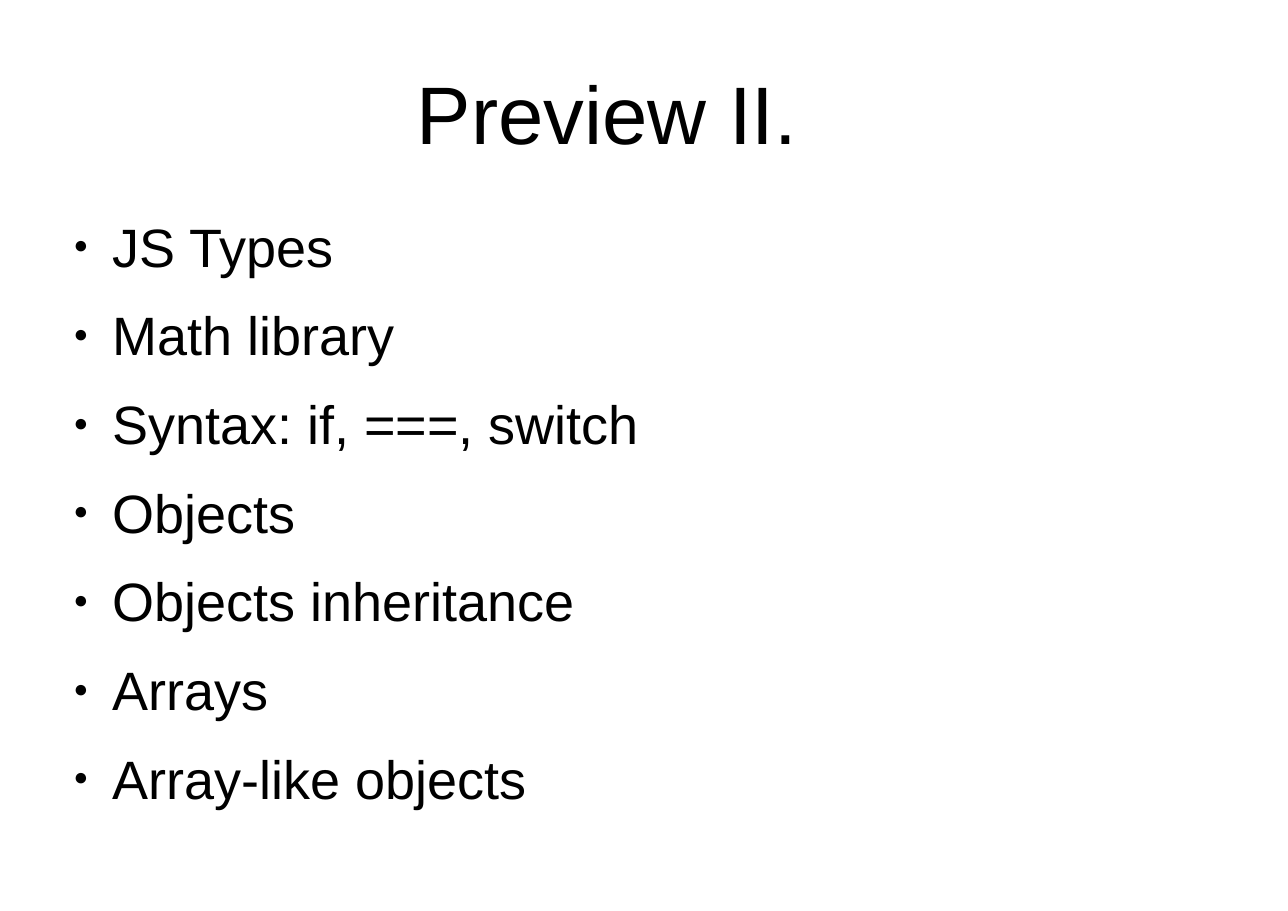
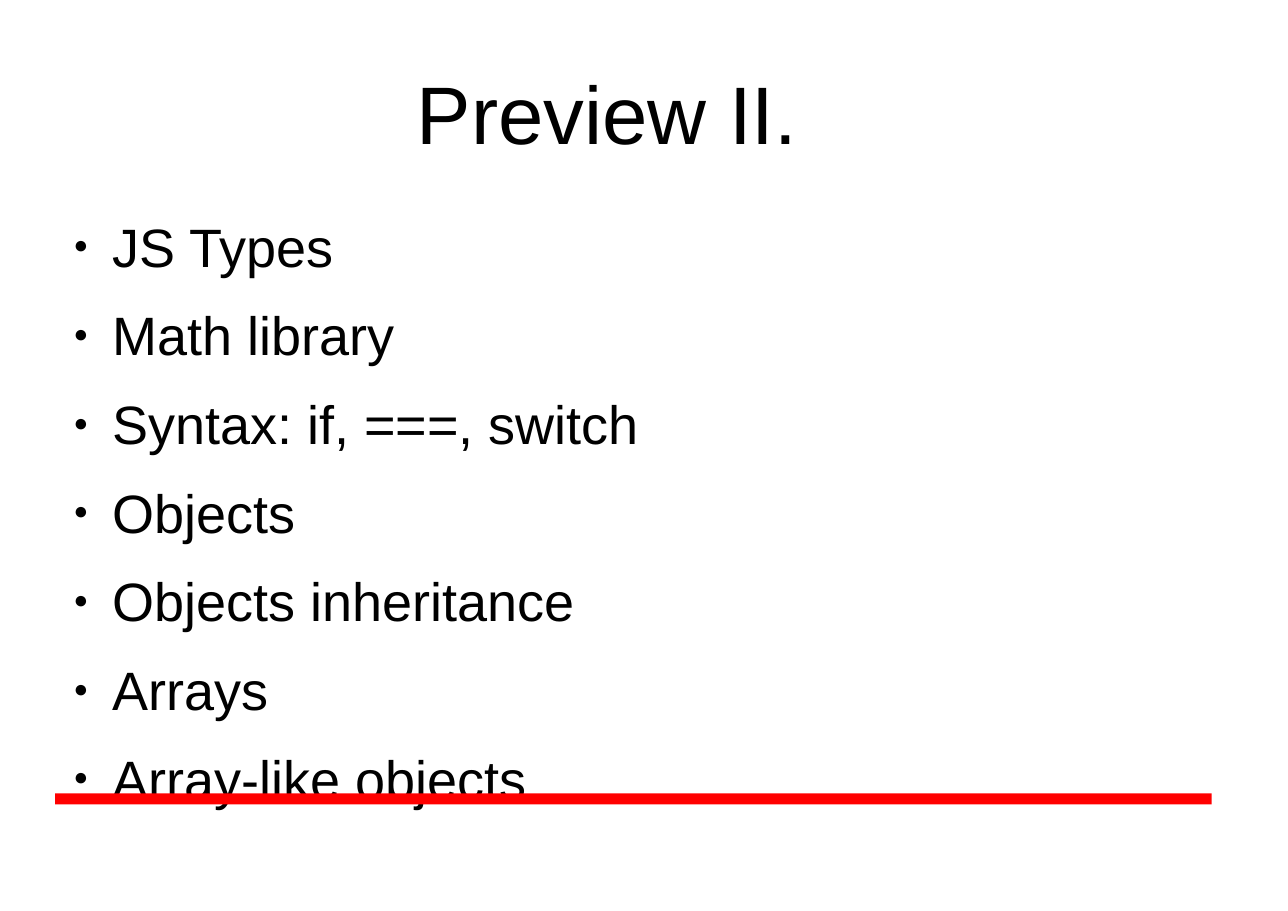
Before and after one commit to peterborkuti/other, a slide deck: slide 3 of JavaScriptBasics/jsbasics-slide.odp. Drawn at 1288x911 pixels with LibreOffice and Linux fonts; fonts in the diff are those of the drawing; background and template pictures are left out. Boxes give left, top, right and bottom in pixels: in the first picture for what was removed or moved away, otherwise in the second. Text is boxed around its words. In the diff, an @@ line names an element or a change of style, - is before the commit and + after.

```diff
--- a/JavaScriptBasics/jsbasics-slide.odp
+++ b/JavaScriptBasics/jsbasics-slide.odp
@@ line added from (55, 799) to (1212, 799), #FF0000 7.2 pt @@
```
Also in this commit, not shown: 4 other slides changed, 6 other files.
